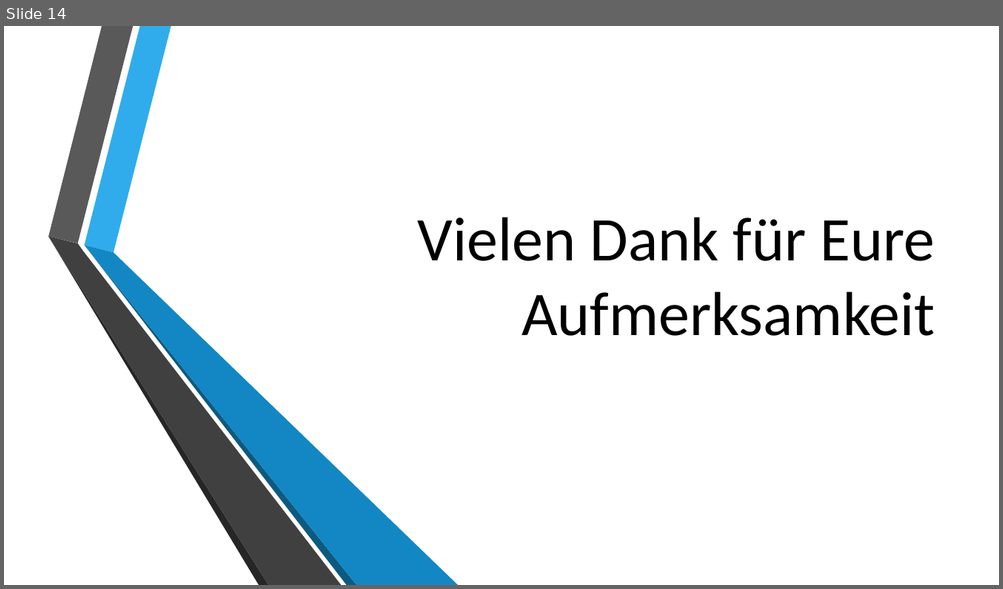
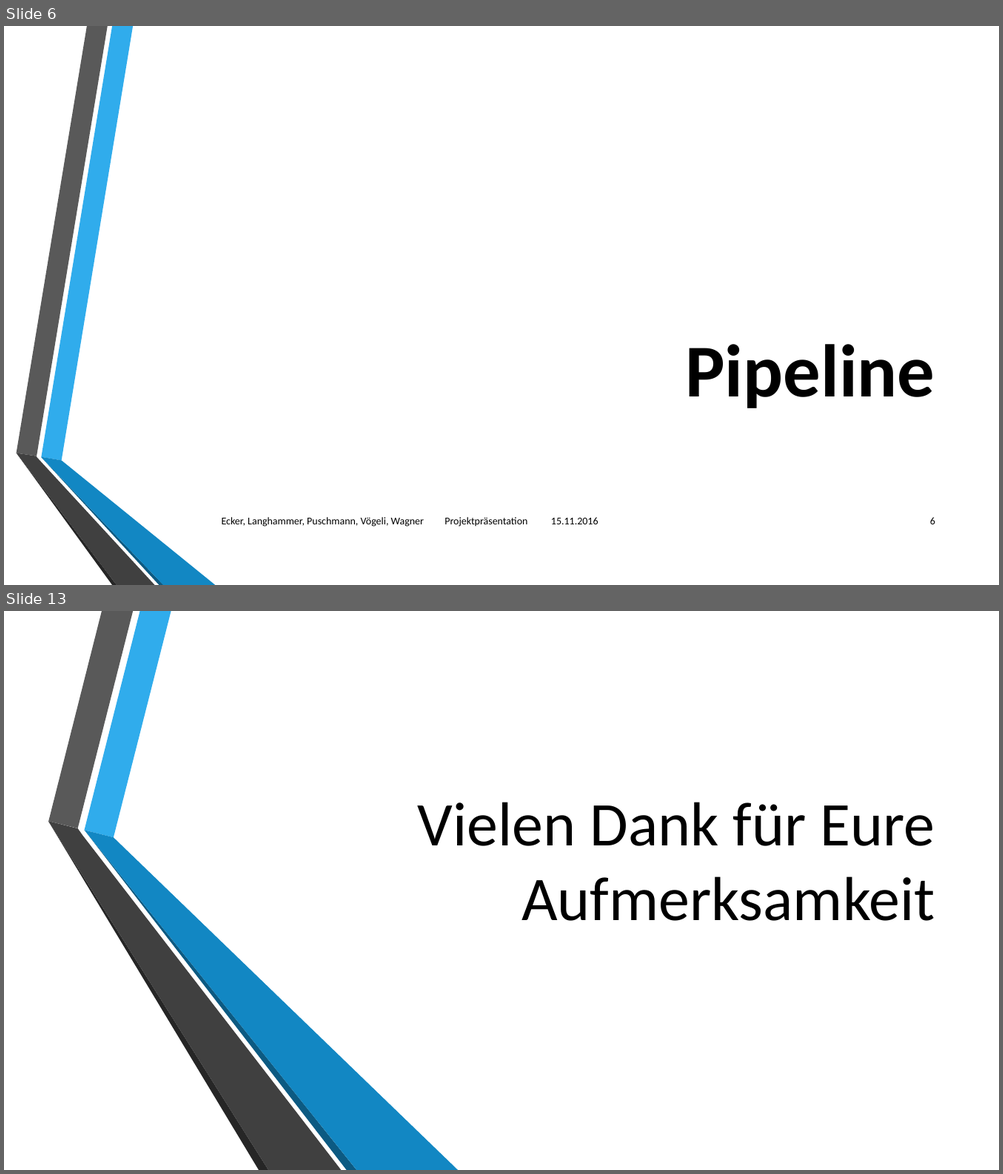
Before and after one commit to philipwagner1994/ProjectDHBW, a slide deck: Documentation/Projektpräsentationabschluss.pptx. Shown one above the other, each under a label of ours: slide 14 before the commit, slides 6 and 13 after it; the slides between them are not shown. The pictures are 1003x589 and 1003x1174 pixels, drawn with LibreOffice and Linux fonts; fonts in the diff are those of the drawing; background and template pictures are left out. Boxes give left, top, right and bottom in pixels: in the first picture for what was removed or moved away, otherwise in the second. Text is boxed around its words. In the diff, an @@ line names an element or a change of style, - is before the commit and + after.

```diff
--- a/Documentation/Projektpräsentationabschluss.pptx
+++ b/Documentation/Projektpräsentationabschluss.pptx
@@ slide 6 added at (x1=4, y1=26, x2=999, y2=585), background picture (left out) @@
@@ title added at (x1=685, y1=344, x2=934, y2=409), 72 pt, text #000000, bold @@
+Pipeline
@@ group added at (x1=16, y1=26, x2=215, y2=585): 6 freeform shapes @@
@@ text added at (x1=222, y1=517, x2=598, y2=527), 10 pt, text #000000 @@
+Ecker, Langhammer, Puschmann, Vögeli, Wagner Projektpräsentation 15.11.2016
@@ page number added at (x1=930, y1=517, x2=935, y2=525), 10 pt, text #000000 @@
+6
@@ what was slide 14 is now slide 13 @@
```
Also in this commit, not shown: 3 slides changed, 8 other slides added, 10 slides removed.
